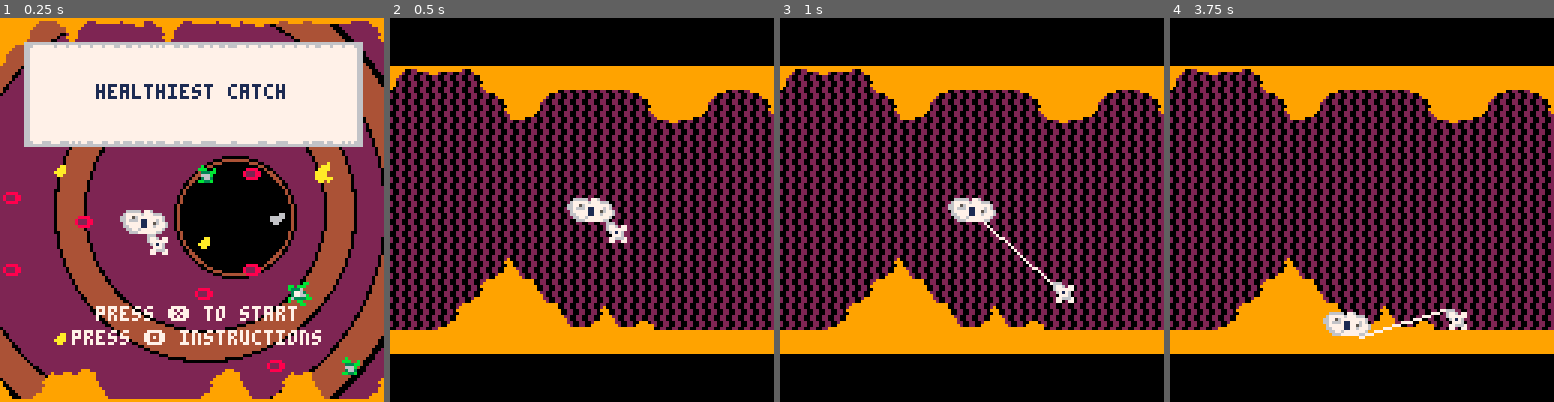
Above: before the commit, frames 1-4 (left to right).
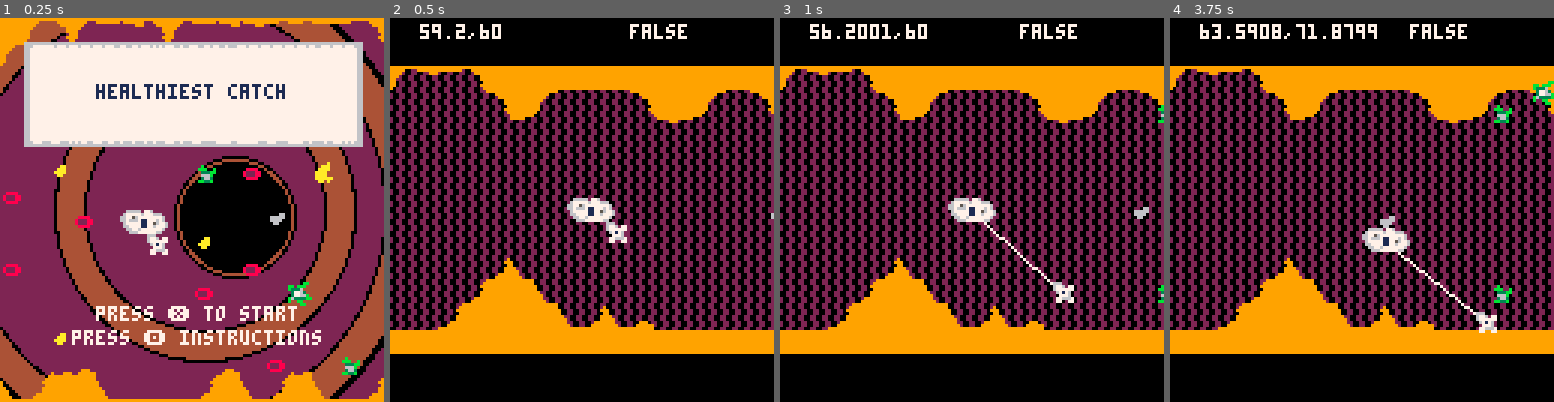
Above: after the commit, the same moments.

Repository: tyedye105/SlowJamJune2018
Game: PICO-8 cartridge amoebaFish.p8
The game is run twice, just before and just after one commit, with the same random seed, the same clock (stepped at 60 frames per second) and the same inputs.
Inputs:
- Up to frame 1 (0.25 s): no input
- Up to frame 2 (0.5 s): tap X (X key) at 0.33 s
- Up to frame 3 (1 s): tap O (Z key) at 0.7 s
- Up to frame 4 (3.75 s): tap X (X key) at 1.07, 1.85, 2.97 s; hold Right 1.6-2.1 s; tap O (Z key) every 0.4 s from 1.7 to 3.7 s; hold Up 2.15-2.42 s; hold Right 2.47-3.03 s; hold Left 3.08-3.58 s; hold Down from 3.63 s (still down)

Frame 1 is identical in both runs. In frame 2, 0.6% of the frame differs, in the area x 7-100%, y 1-53%; in frame 3, 1.0%; in frame 4, 3.7%, in the area x 7-100%, y 1-84%.

Commit message:
player bounces off plaque

Diff:
--- a/amoebaFish.p8
+++ b/amoebaFish.p8
@@ -3,6 +3,10 @@
 __lua__
 --healthiest catch
 --summer slow jams 6/18
+--by nextlevelbanana & tyedye105
+--thanks to mboffin and cortex:
+--i definitely cribbed heavily
+--from your carts
 
 function _init()
  topspd = 3
@@ -22,6 +26,10 @@
  spawn_timer = spawn_time
  _update = menu_update
  _draw = menu_draw
+ did_hit = false
+ flags = {
+  p = 2
+ }
 end
 
 function menu_update()
@@ -63,6 +71,8 @@
  for i,c in pairs(critters) do
   spr(c.s,c.x,c.y)
  end
+ print(p.x+p.dx..","..p.y+p.dy,10,2,7)
+ print(did_hit,80,2,7)
 end
 
 function update_events()
@@ -158,38 +168,63 @@
  	p.dy= mid(topspd*-1, p.dy+accl, topspd)
 	end
 
- if (hits_wall()) rebound()
-
+
+ local x1 = p.x + p.dx
+ local y1 = p.y + p.dy
+ if hits_wall(x1,y1) then
+  rebound(x1,y1)
+ elseif hits_plaque(x1,y1) then
+  rebound_plaque(x1,y1)
+ end
  p.x = mid(screenl-current,p.dx+p.x,screenr-p.w)
  p.y =mid(screentop,p.y + p.dy, screenbase - p.h)
 
- p.x -= current
+ p.x = max(p.x-current,0)
  p.dx *=drg
 
  if (abs(p.dx)<0.02) p.dx=0
  if (abs(p.dy)<0.02) p.dy=0
 end
 
-function can_move(x,y,w,h)
-return true
-end
-
-function hits_wall()
- if (p.x + current + p.dx <= screenl
-  or (p.x + p.dx >= screenr-p.w)
-  or (p.y + p.dy <= screentop)
-  or (p.y + p.dy >= screenbase-p.h)) then
+--function can_move(x,y,w,h)
+--return true
+--end
+
+--x1 and y1 are the projected new coords
+function hits_wall(x1,y1)
+ if (x1 + current <= screenl
+  or (x1 >= screenr-p.w)
+  or (y1 <= screentop)
+  or (y1 >= screenbase-p.h)) then
  return true
  else return false
  end
 end
 
-function rebound()
- if ((p.x+p.dx <=screenl) or (p.x + p.dx+p.w >= screenr)) then
+function hits_plaque(x1,y1)
+ for i=x1+current,x1+current+p.w do
+  for j = y1,y1+p.h do
+   if get_flag(i,j) == flags.p then
+    if (is_solid(i,j)) then
+     return true
+    end
+   end
+  end
+ end
+ return false
+end
+
+function rebound_plaque()
+ p.dx *= bounce
+ p.dy *= bounce
+end
+
+function rebound(x1,y1)
+ if ((x1 <=screenl) or (x1+p.w >= screenr)) then
   p.dx = p.dx*bounce
  end
 
- if ((p.y+p.dy <=screentop) or (p.y + p.dy+p.h >= screenbase)) then
+ if ((y1 <=screentop) or (y1+p.h >= screenbase)) then
   p.dy = p.dy*bounce
  end
 end
@@ -214,7 +249,7 @@
 
   add(critters, {
    x = screenr + 1,
-   y = rndintb(screenbase-8,screentop),
+   y = rndintb(screentop,screenbase-8),
    s = rndintb(16,22),
    dx = -(flr(rnd(8))/8)-.01,
    dy = 0,
@@ -358,6 +393,14 @@
 --and b (exc)
 function rndintb(a,b)
  return flr(rndb(a,b))
+end
+
+function get_flag(x,y)
+ return fget(mget(flr(x/8),flr(y/8)))
+end
+
+function is_solid(i,j)
+ return pget(i,j) == 9
 end
 __gfx__
 00000000006666607760000006776000000000000666000076000000067760000677600000000000999999999999999999999999999999999999999900000000
@@ -488,7 +531,7 @@
 00000000000000000000000000000000000000000000000000000000000000000000000000000000000000000000000000000000000000000000000000000000
 000000000000000000000000000000000000000000000000000000000000000000000000000000000000000000000000a3b3a1a1a3f3f3f3b3a1a3b3a1a3f3b3
 __gff__
-0000000000000000000002020202020000000000000000000000020200000000000000000000000000000000000000000000000000000000000002020202020200000000000000000000000000000000000000000000000000000000000000000000000000000000000000000000000000000000000000000000000000000000
+0000000000000000000002020202020000000000000000000000020200000000000000000000000000000000000000000000000000000000000002020202020200000000000000000000020202020200000000000000000000000000000000000000000000000000000000000000000000000000000000000000000000000000
 0000000000000000000000000000000000000000000000000000000000000000000000000000000000000000000000000000000000000000000000000000000000000000000000000000000000000000000000000000000000000000000000000000000000000000000000000000000000000000000000000000000000000000
 __map__
 000000000000000000000000000018180000000000000000000000000000000000000000000000000000000000000000000000003f3f3f3f3f3f3f3c0000000000000000000000000000000000000000000000000000000000000000000000000000000000000000000000000000000000000000000000666666000000000000
